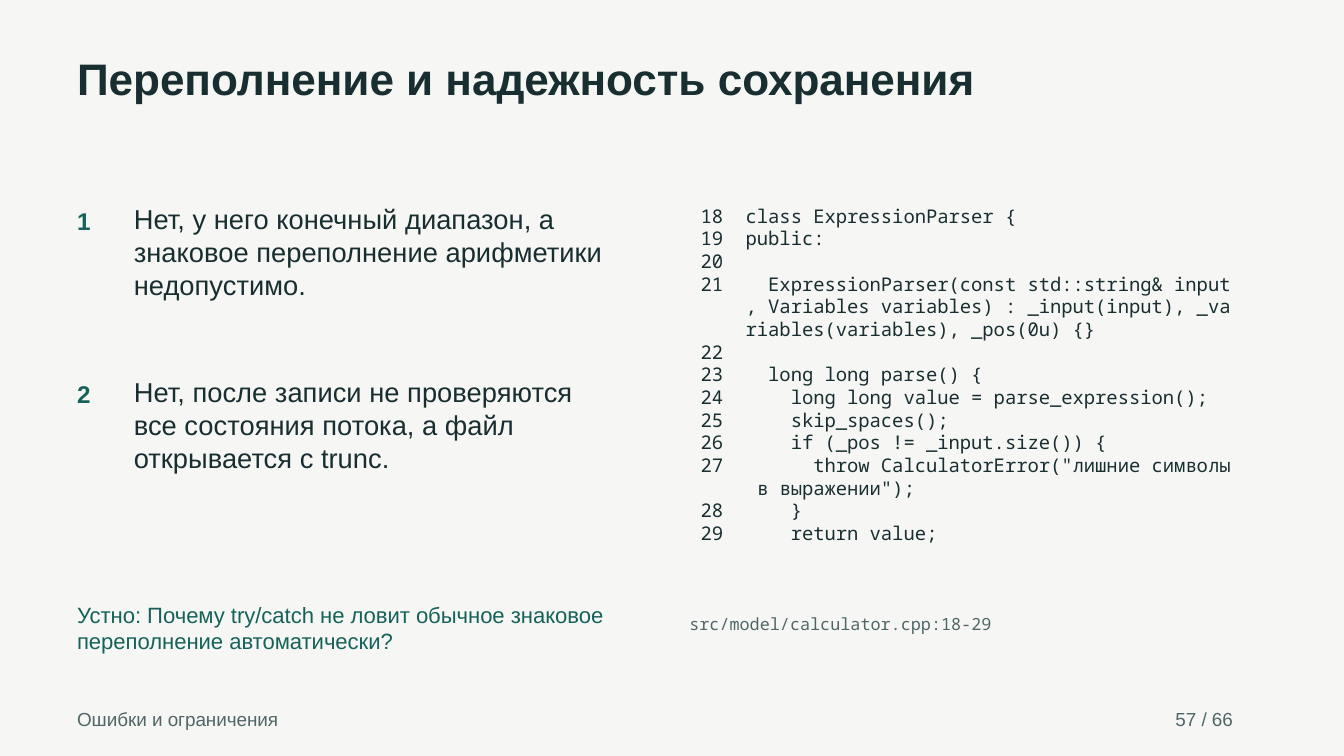
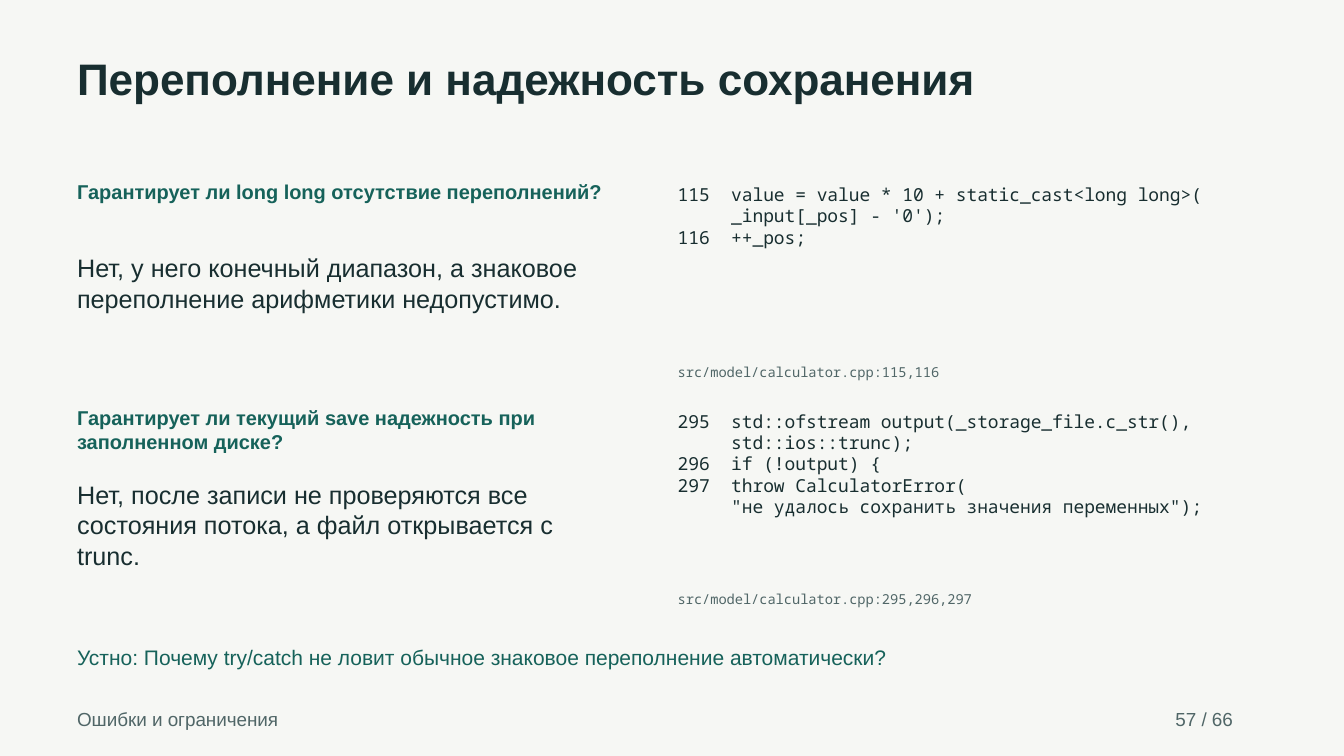
Before and after one commit to AlexUner/alexey-tcp-defense, a slide deck: slide 57 of presentation.pptx. Drawn at 1344x756 pixels with LibreOffice and Linux fonts; fonts in the diff are those of the drawing. Boxes give left, top, right and bottom in pixels: in the first picture for what was removed or moved away, otherwise in the second. Text is boxed around its words. In the diff, an @@ line names an element or a change of style, - is before the commit and + after.

```diff
--- a/presentation.pptx
+++ b/presentation.pptx
@@ text added at [77,184,602,203], 14.2 pt, text #16625A, bold @@
+Гарантирует ли long long отсутствие переполнений?
@@ text added at [678,187,1202,249], 12.8 pt, text #182E30 @@
+115 value = value * 10 + static_cast<long long>(
+_input[_pos] - '0');
+116 ++_pos;
@@ text removed at [701,208,1231,543] @@
-18 class ExpressionParser {
-19 public:
-20
-21 ExpressionParser(const std::string& input
-, Variables variables) : _input(input), _va
-riables(variables), _pos(0u) {}
-22
-23 long long parse() {
-24 long long value = parse_expression();
-25 skip_spaces();
-26 if (_pos != _input.size()) {
-27 throw CalculatorError("лишние символы
-в выражении");
-28 }
-29 return value;
@@ text removed at [77,213,90,230] @@
-1
@@ text "Нет, у него конечный диапазон, ...": place and size @@
-text "Нет, у него конечный диапазон, ..." at [134,208,602,300]
+text "Нет, у него конечный диапазон, ..." at [77,258,577,313]
@@ text "Нет, у него конечный диапазон, ..." at [77,258,577,313]: size 19.5 to 18 pt @@
@@ text removed at [77,386,90,403] @@
-2
@@ text added at [678,366,940,380], 9.8 pt, text #506667 @@
+src/model/calculator.cpp:115,116
@@ text added at [77,410,536,453], 14.2 pt, text #16625A, bold @@
+Гарантирует ли текущий save надежность при заполненном диске?
@@ text added at [678,414,1202,518], 12.8 pt, text #182E30 @@
+295 std::ofstream output(_storage_file.c_str(),
+std::ios::trunc);
+296 if (!output) {
+297 throw CalculatorError(
+"не удалось сохранить значения переменных");
@@ text "Нет, после записи не проверяются ..." at [77,486,553,566]: size 19.5 to 18 pt @@
@@ text "Нет, после записи не проверяются ...": place and size @@
-text "Нет, после записи не проверяются ..." at [134,383,572,473]
+text "Нет, после записи не проверяются ..." at [77,486,553,566]
@@ text at [678,593,972,607]: text changed; size 12 to 9.8 pt @@
-src/model/calculator.cpp:18-29
+src/model/calculator.cpp:295,296,297
@@ text "Устно: Почему try/catch не ловит ...": place and size @@
-text "Устно: Почему try/catch не ловит ..." at [77,607,604,654]
+text "Устно: Почему try/catch не ловит ..." at [77,649,886,669]
@@ text "Устно: Почему try/catch не ловит ..." at [77,649,886,669]: size 15.8 to 15 pt @@
```
Also in this commit, not shown: 54 other slides changed, 9 slides added, 9 slides removed, 2 other files.
